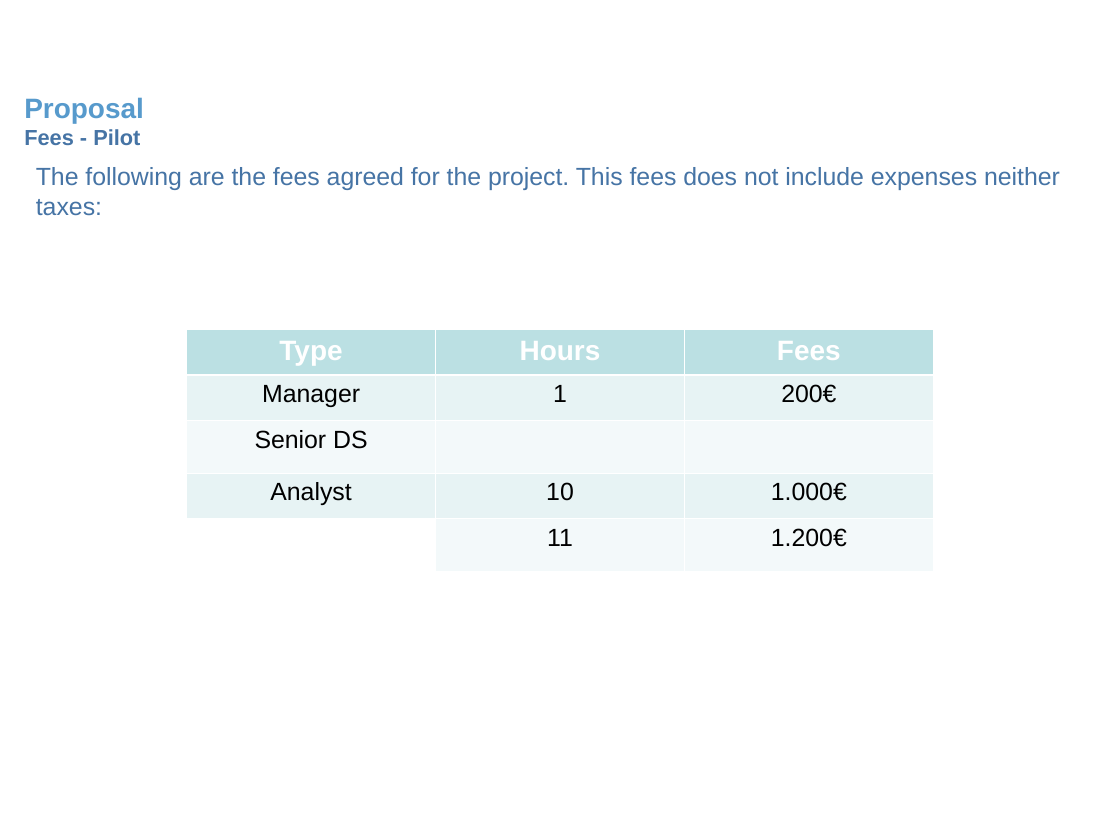
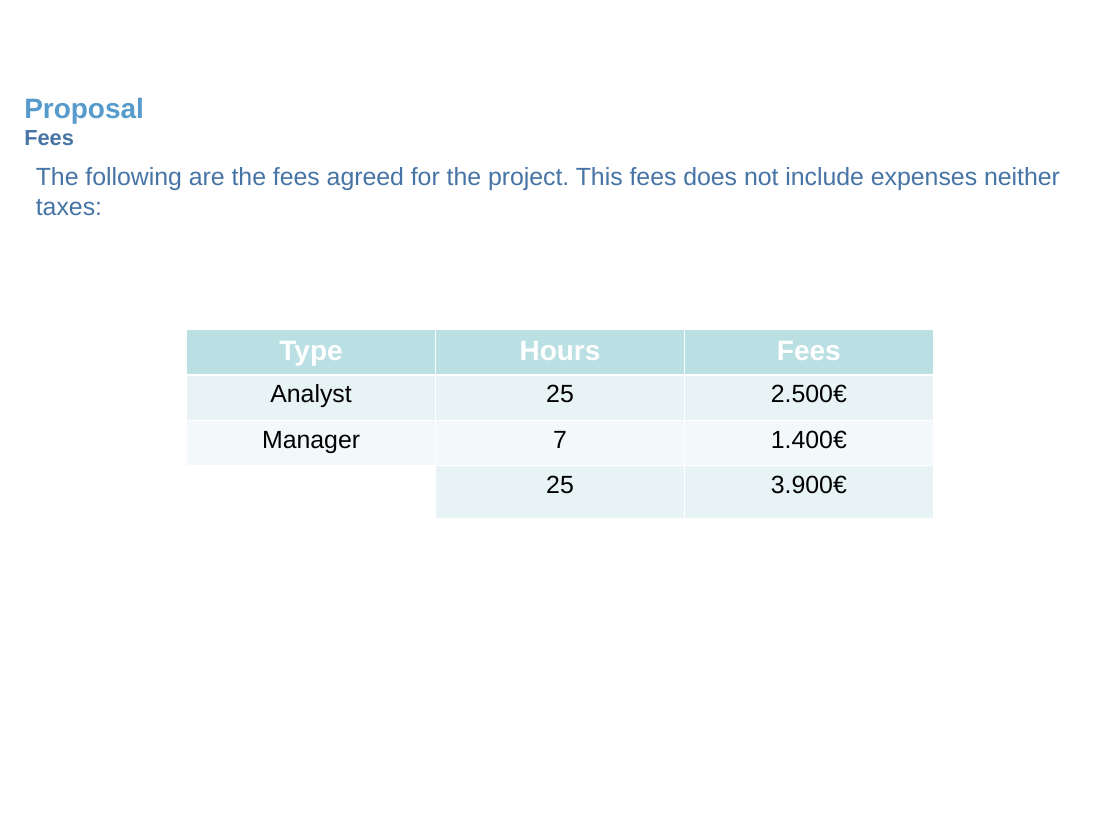
Before and after one commit to DanielMCM/Bakery-Co, a slide deck: slide 17 of 00 Deliverables/Proposal_v2.ppt (slide 18 before the commit). Drawn at 1120x840 pixels with LibreOffice and Linux fonts; fonts in the diff are those of the drawing; background and template pictures are left out. Boxes give left, top, right and bottom in pixels: in the first picture for what was removed or moved away, otherwise in the second. Text is boxed around its words. In the diff, an @@ line names an element or a change of style, - is before the commit and + after.

```diff
--- a/00 Deliverables/Proposal_v2.ppt
+++ b/00 Deliverables/Proposal_v2.ppt
@@ text at [24, 130, 74, 145]: text changed @@
-Fees - Pilot
+Fees
@@ table at [187, 329, 933, 511] @@
-row 2: Manager | 1 | 200€
-row 3: Senior DS |  | 
-row 4: Analyst | 10 | 1.000€
-row 5:  | 11 | 1.200€
+row 2: Analyst | 25 | 2.500€
+row 3: Manager | 7 | 1.400€
+row 4:  | 25 | 3.900€
```
Also in this commit, not shown: 7 other slides changed, 1 slide removed, 1 other file.
